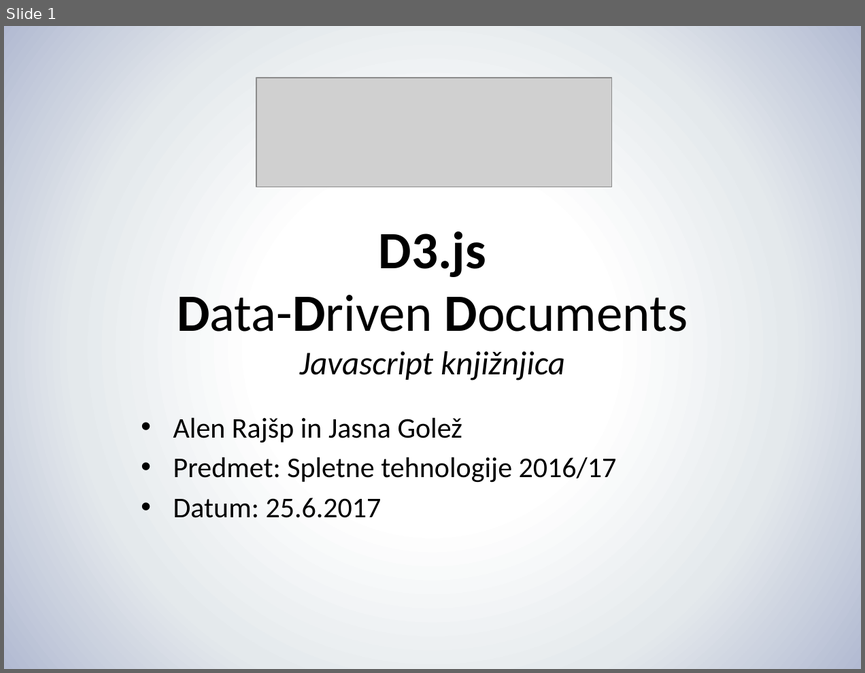
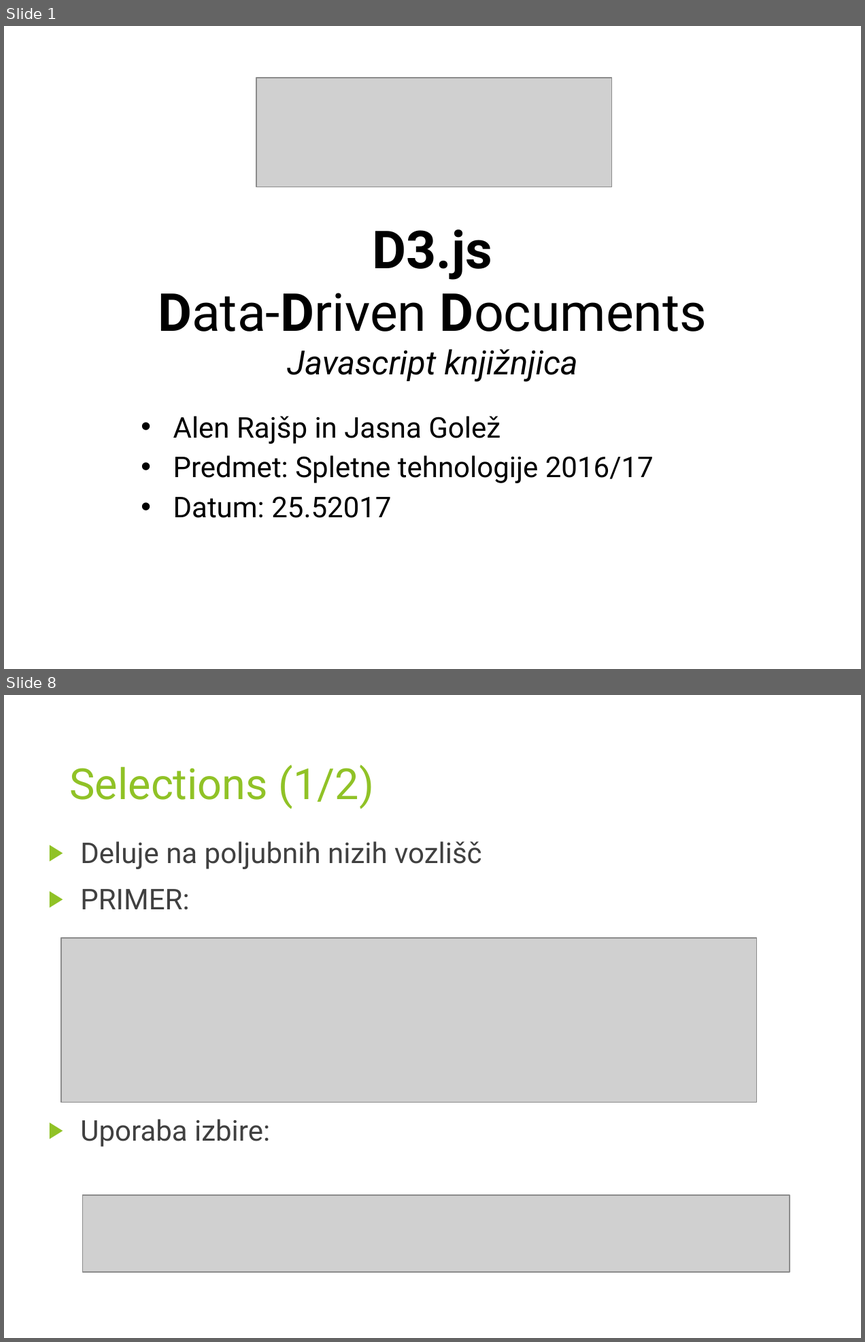
Before and after one commit to jasna19/GremoVun, a slide deck: D3/D3 Presentation/D3_Rajšp_Golež.pptx. Shown one above the other, each under a label of ours: slide 1 before the commit, slides 1 and 8 after it; the slides between them are not shown. The pictures are 865x673 and 865x1342 pixels, drawn with LibreOffice and Linux fonts; fonts in the diff are those of the drawing; grey boxes stand for pictures. Boxes give left, top, right and bottom in pixels: in the first picture for what was removed or moved away, otherwise in the second. Text is boxed around its words. In the diff, an @@ line names an element or a change of style, - is before the commit and + after.

```diff
--- a/D3/D3 Presentation/D3_Rajšp_Golež.pptx
+++ b/D3/D3 Presentation/D3_Rajšp_Golež.pptx
@@ slide 8 added at <box>4,695,861,1338</box>, background #FFFFFF @@
@@ title added at <box>70,764,374,809</box>, 36 pt, text #90C226 @@
+Selections (1/2)
@@ text added at <box>80,841,482,1147</box>, 24 pt, text #404040 @@
+▶ Deluje na poljubnih nizih vozlišč
+▶ PRIMER:
+▶ Uporaba izbire:
@@ picture added at <box>61,938,757,1102</box> @@
@@ picture added at <box>83,1195,789,1272</box> @@
@@ slide 1 changed as well @@
@@ background gradient #FFFFFF to #E4E9EC to #B2BAD2 to #FFFFFF @@
@@ text "D3.js" at <box>158,229,706,382</box>: font Calibri to Roboto @@
@@ text at <box>173,416,653,483</box>: font Calibri to Roboto in "Alen Rajšp in Jasna Golež", "Predmet: Spletne tehnologije 2016/17" @@
@@ text at <box>173,496,391,518</box>: text changed; font Calibri to Roboto @@
-• Datum: 25.6.2017
+• Datum: 25.52017
```
Also in this commit, not shown: 6 other slides changed, 8 other slides added, 5 slides removed.
